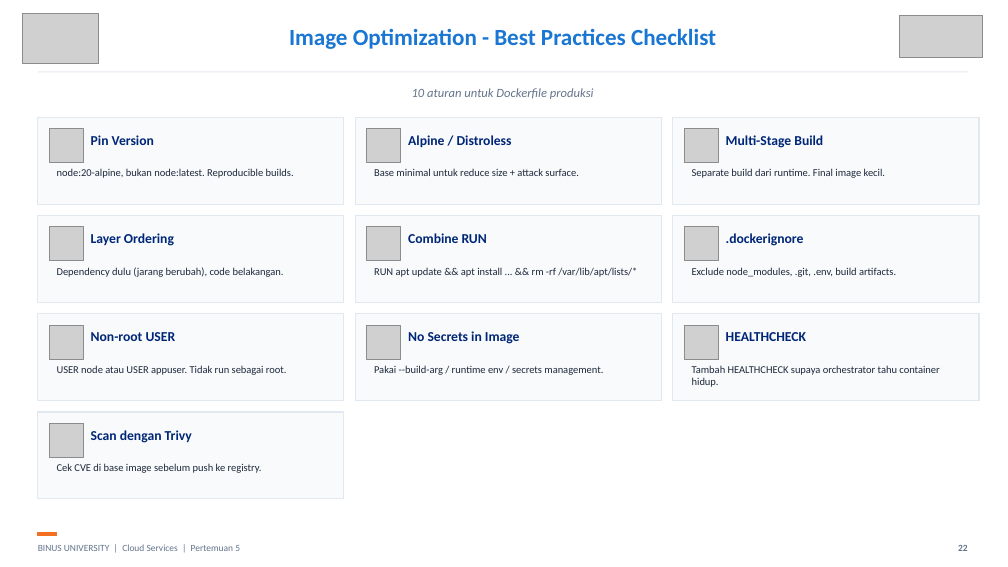
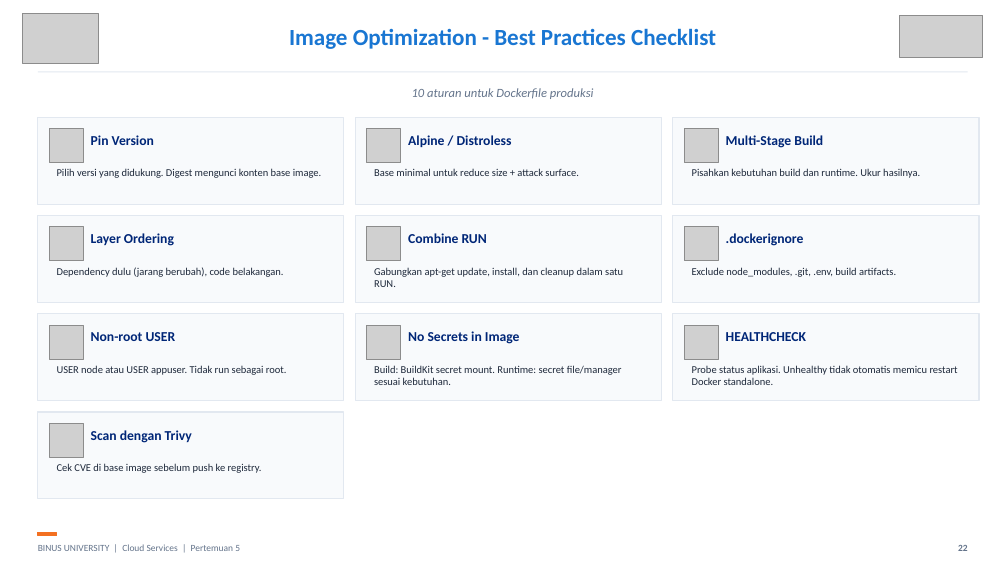
Before and after one commit to SeedFlora/meet5CloudService, a slide deck: slide 22 of slides/Teori_Pertemuan_05.pptx. Drawn at 1008x567 pixels with LibreOffice and Linux fonts; fonts in the diff are those of the drawing; grey boxes stand for pictures. Boxes give left, top, right and bottom in pixels: in the first picture for what was removed or moved away, otherwise in the second. Text is boxed around its words. In the diff, an @@ line names an element or a change of style, - is before the commit and + after.

Commit message:
Verify week 5 Docker theory against RPS and add tested Node examples

```diff
--- a/slides/Teori_Pertemuan_05.pptx
+++ b/slides/Teori_Pertemuan_05.pptx
@@ text at box(57, 168, 321, 178): text changed @@
-node:20-alpine, bukan node:latest. Reproducible builds.
+Pilih versi yang didukung. Digest mengunci konten base image.
@@ text at box(692, 168, 920, 178): text changed @@
-Separate build dari runtime. Final image kecil.
+Pisahkan kebutuhan build dan runtime. Ukur hasilnya.
@@ text at box(374, 267, 623, 287): text changed @@
-RUN apt update && apt install ... && rm -rf /var/lib/apt/lists/*
+Gabungkan apt-get update, install, dan cleanup dalam satu RUN.
@@ text at box(374, 365, 622, 385): text changed @@
-Pakai --build-arg / runtime env / secrets management.
+Build: BuildKit secret mount. Runtime: secret file/manager sesuai kebutuhan.
@@ text at box(692, 365, 958, 385): text changed @@
-Tambah HEALTHCHECK supaya orchestrator tahu container hidup.
+Probe status aplikasi. Unhealthy tidak otomatis memicu restart Docker standalone.
```
Also in this commit, not shown: 24 other slides changed, 4 slides added, 1 slide removed, 10 other files.
